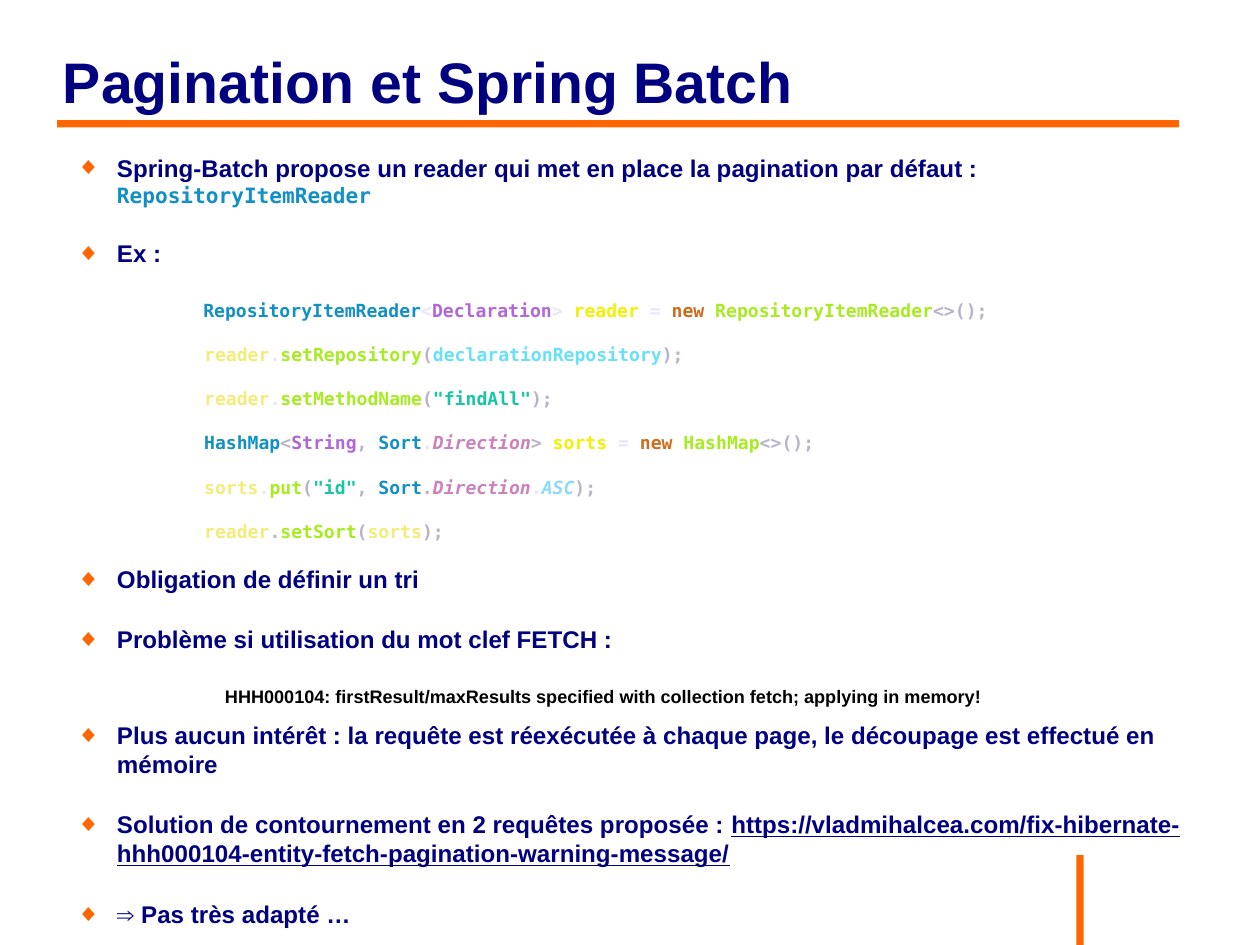
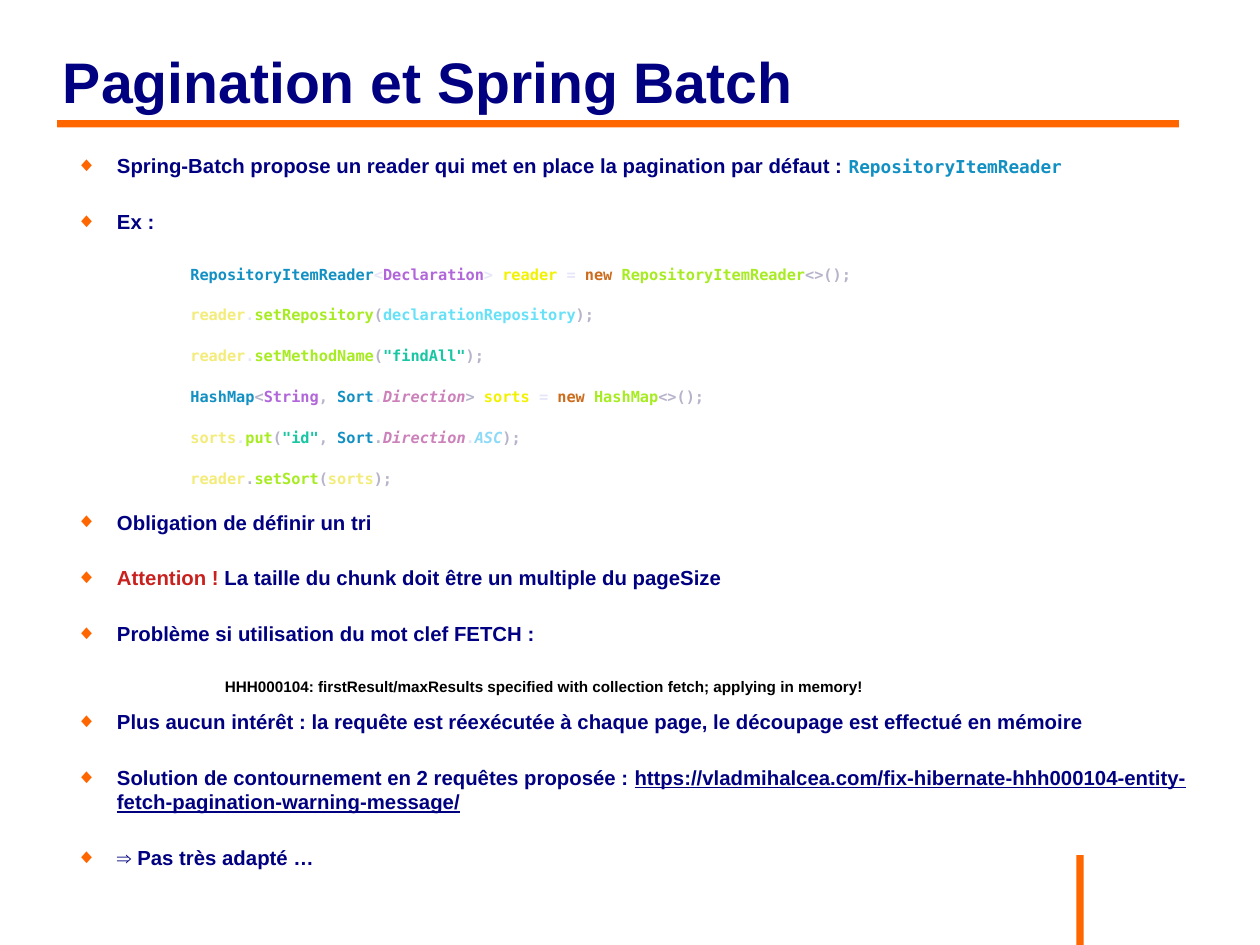
Before and after one commit to philphils/formation-hibernate-avancee, a slide deck: slide 41 of Documentation/diapo_formation_hibernate_avancee.odp. Drawn at 1260x945 pixels with LibreOffice and Linux fonts; fonts in the diff are those of the drawing; background and template pictures are left out. Boxes give left, top, right and bottom in pixels: in the first picture for what was removed or moved away, otherwise in the second. Text is boxed around its words. In the diff, an @@ line names an element or a change of style, - is before the commit and + after.

```diff
--- a/Documentation/diapo_formation_hibernate_avancee.odp
+++ b/Documentation/diapo_formation_hibernate_avancee.odp
@@ text at (117, 158, 1186, 814): size 15.2 to 12.8 pt in "Spring-Batch propose un reader qui met en ...", "Ex :", "Obligation de définir un tri", "Problème si utilisation du mot clef FETCH ..." and 3 more places; size 13.3 to 11.2 pt in "RepositoryItemReader"; size 11.4 to 9.6 pt in "RepositoryItemReader<Declaration> reader = new RepositoryIte ...", "reader.setRepository(declarationRepository);", "reader.setMethodName("findAll");", "HashMap<String, Sort.Direction> sorts = new HashMap<>();" and 3 more places @@
@@ text at (117, 570, 721, 590): paragraph added @@
+◆ Attention ! La taille du chunk doit être un multiple du pageSize
```
Also in this commit, not shown: 9 other slides changed, 1 slide added, 7 other files.
